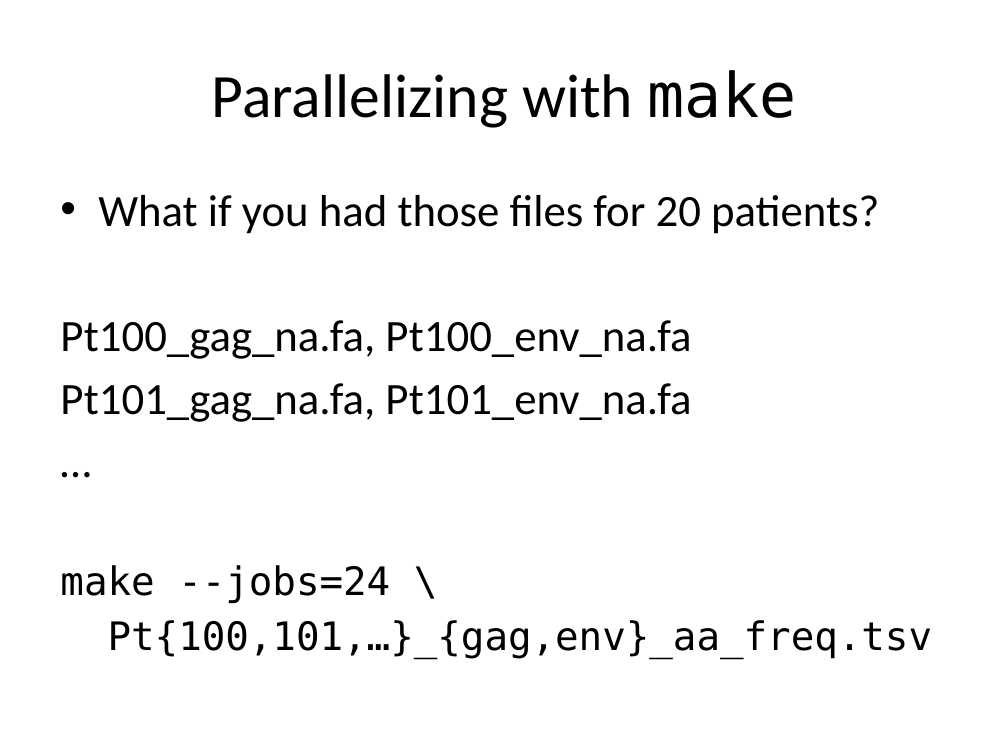
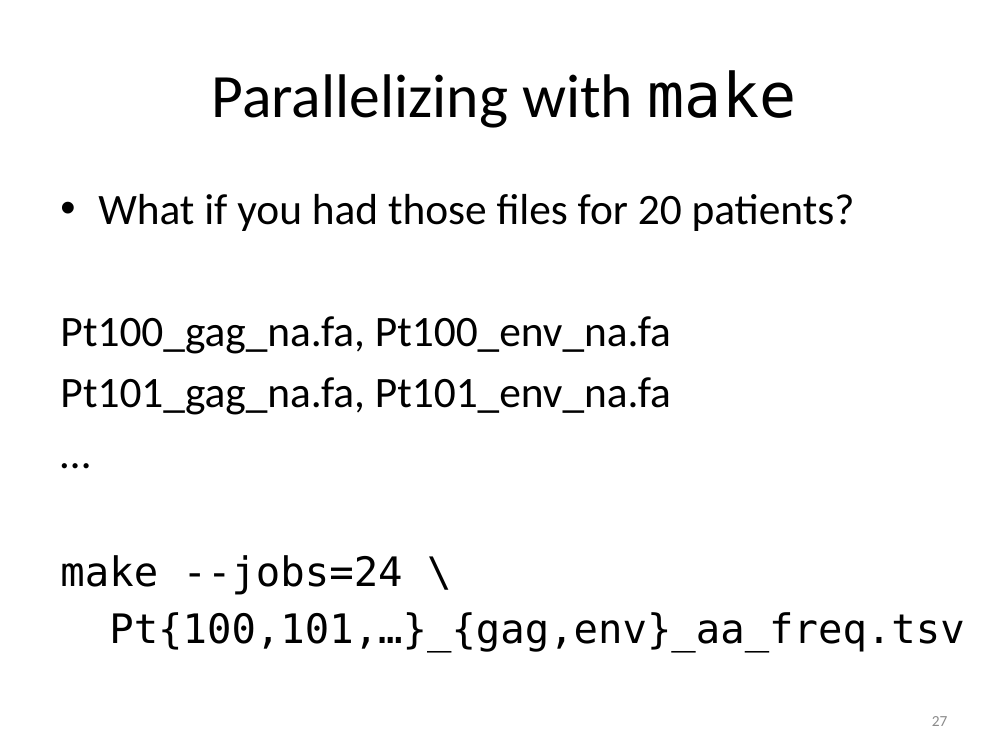
Before and after one commit to tsibley/Workflows-and-Parallel-Processing, a slide deck: slide 27 of CBG-2014-05-21.pptx. Drawn at 1008x756 pixels with LibreOffice and Linux fonts; fonts in the diff are those of the drawing. Boxes give left, top, right and bottom in pixels: in the first picture for what was removed or moved away, otherwise in the second. Text is boxed around its words. In the diff, an @@ line names an element or a change of style, - is before the commit and + after.

Commit message:
Fix mis-formatting I introduced in the last change
The font size didn't stay the same between slides on the last parallel
example, causing a jarring shift.

```diff
--- a/CBG-2014-05-21.pptx
+++ b/CBG-2014-05-21.pptx
@@ text "What if you had those ..." at (x1=60, y1=194, x2=964, y2=651): size 32 to 31 pt in "What if you had those files for ...", "Pt100_gag_na.fa, Pt100_env_na.fa", "Pt101_gag_na.fa, Pt101_env_na.fa", "…"; size 28 to 29 pt in "make --jobs=24 \", "Pt{100,101,…}_{gag,env}_aa_freq.tsv"; indent changed @@
@@ page number added at (x1=932, y1=716, x2=948, y2=726), 11 pt, text #8C8C8C @@
+27
```
Also in this commit, not shown: 43 other slides changed, 1 slide added, 1 slide removed.
